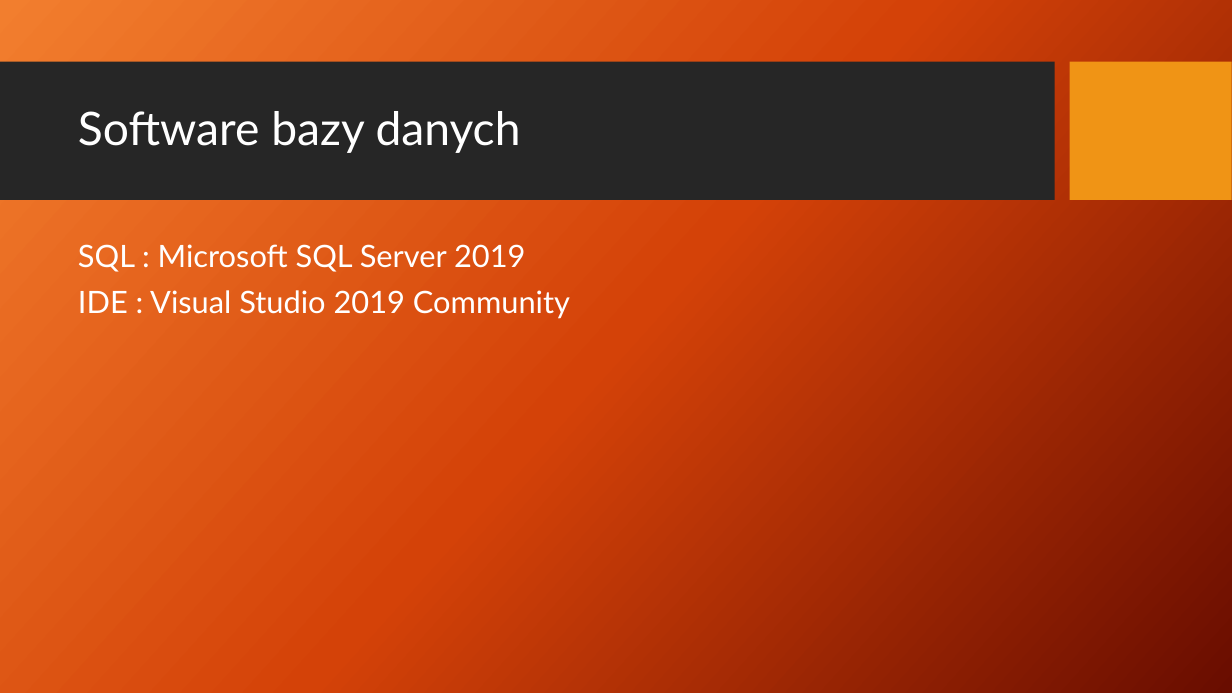
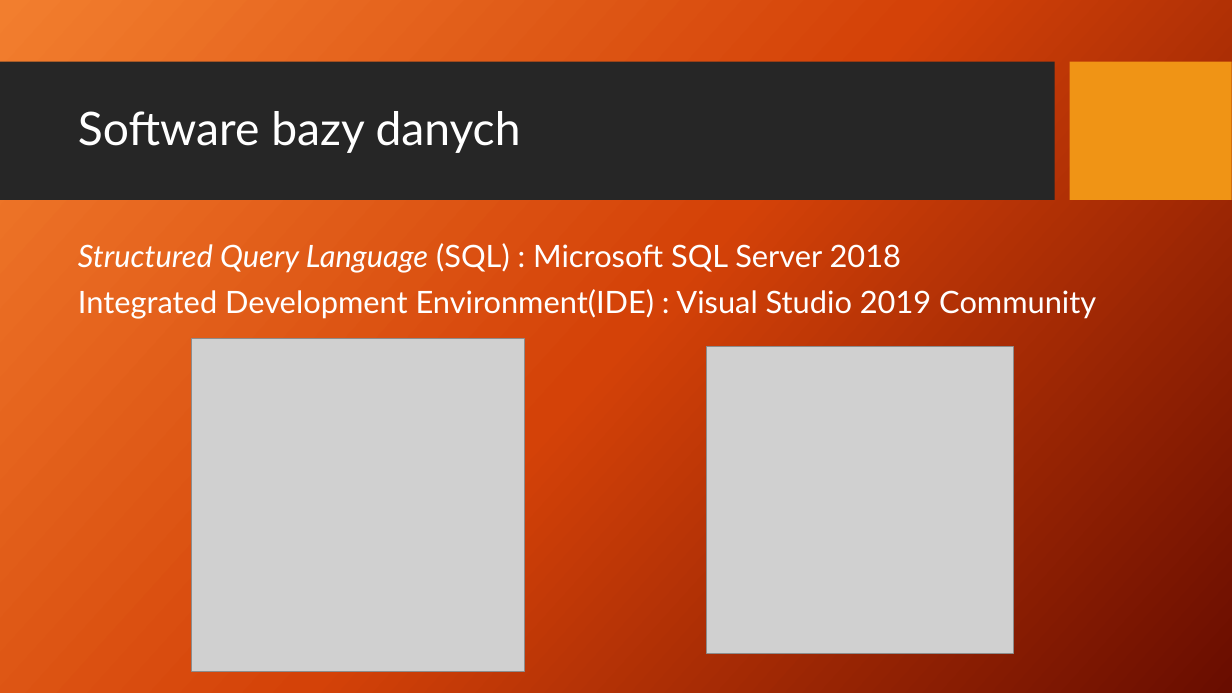
Before and after one commit to rudnickirobert/KWZP2021, a slide deck: slide 20 of Prezentacja_29.04.pptx (slide 18 before the commit). Drawn at 1232x693 pixels with LibreOffice and Linux fonts; fonts in the diff are those of the drawing; grey boxes stand for pictures; background and template pictures are left out. Boxes give left, top, right and bottom in pixels: in the first picture for what was removed or moved away, otherwise in the second. Text is boxed around its words. In the diff, an @@ line names an element or a change of style, - is before the commit and + after.

```diff
--- a/Prezentacja_29.04.pptx
+++ b/Prezentacja_29.04.pptx
@@ text at <box>78,243,1096,319</box>: text changed @@
-SQL : Microsoft SQL Server 2019
-IDE : Visual Studio 2019 Community
+Structured Query Language (SQL) : Microsoft SQL Server 2018
+Integrated Development Environment(IDE) : Visual Studio 2019 Community
@@ picture added at <box>192,339,525,672</box> @@
@@ picture added at <box>707,347,1014,653</box> @@
```
Also in this commit, not shown: 5 other slides changed, 2 slides added.
